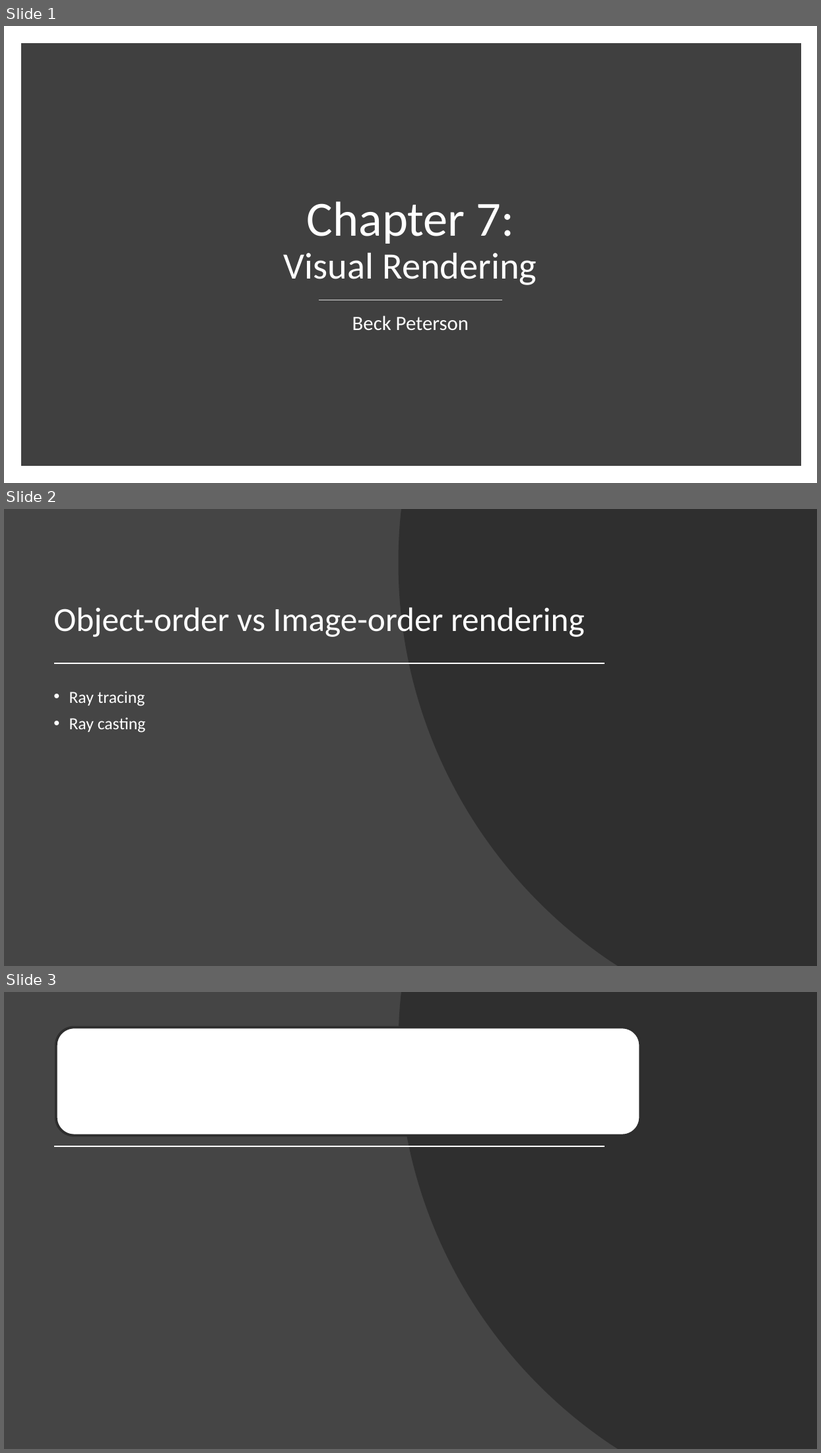
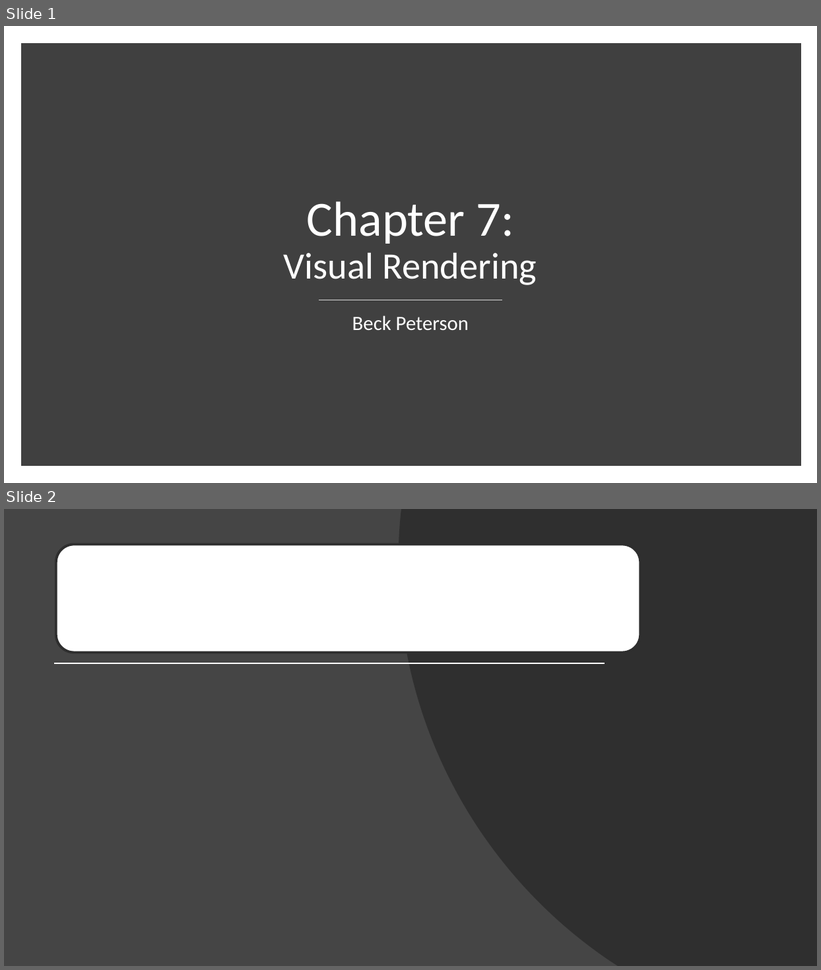
Before and after one commit to beck-peterson/cg2, a slide deck: Computer Graphics Chapter 7 Presentation.pptx. Shown one above the other, each under a label of ours: slides 1, 2 and 3 before the commit, slides 1 and 2 after it. The pictures are 821x1453 and 821x970 pixels, drawn with LibreOffice and Linux fonts; fonts in the diff are those of the drawing; grey boxes stand for pictures. Boxes give left, top, right and bottom in pixels: in the first picture for what was removed or moved away, otherwise in the second. Text is boxed around its words. In the diff, an @@ line names an element or a change of style, - is before the commit and + after.

```diff
--- a/Computer Graphics Chapter 7 Presentation.pptx
+++ b/Computer Graphics Chapter 7 Presentation.pptx
@@ slide 2 removed at (x1=4, y1=509, x2=817, y2=966), background #454545 @@
@@ freeform shape removed at (x1=399, y1=509, x2=817, y2=966) @@
@@ title removed at (x1=54, y1=607, x2=585, y2=637) @@
-Object-order vs Image-order rendering
@@ line removed from (55, 663) to (604, 663) @@
@@ text removed at (x1=69, y1=691, x2=146, y2=733) @@
-• Ray tracing
-• Ray casting
@@ what was slide 3 is now slide 2 @@
```
Also in this commit, not shown: 2 slides changed, 1 other file.
